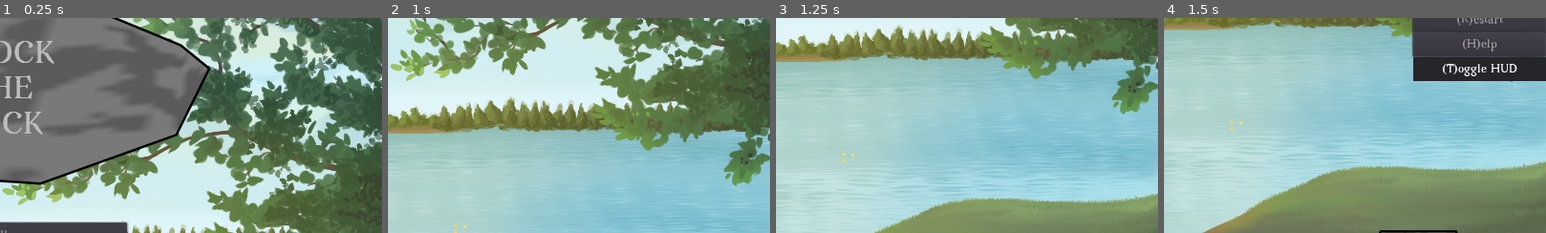
Above: before the commit, frames 1-4 (left to right).
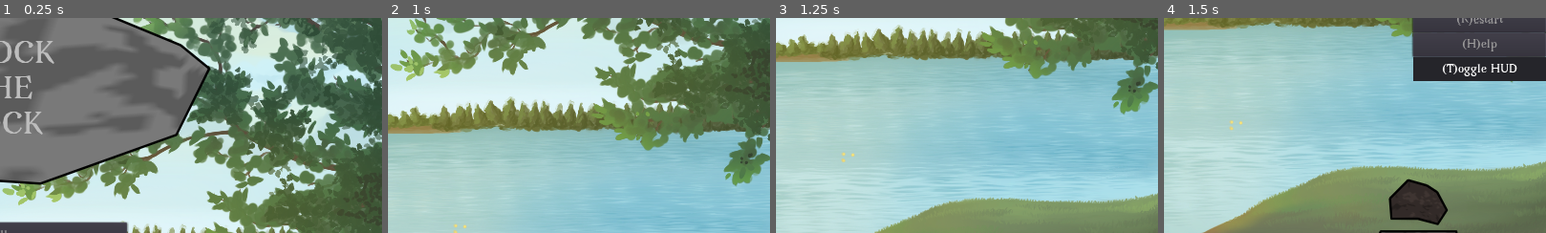
Above: after the commit, the same moments.

Repository: ebrahimebrahim/knock-the-rock
Game: Godot game, scene res://MenuScreen.tscn
The game is run twice, just before and just after one commit, with the same random seed, the same clock (stepped at 60 frames per second) and the same inputs.
Inputs (mouse positions are % of the whole screen's width and height, from its top left):
- Up to frame 1 (0.25 s): no input
- Up to frame 2 (1 s): click "Challenge" at 0.5 s
- Up to frame 3 (1.25 s): no input
- Up to frame 4 (1.5 s): move the mouse to (72, 45) at 1.27 s; press the mouse at (72, 45) at 1.28 s
The pictures show only the part of the screen within x 50-100%, y 8-58%; the shares and areas given below are measured in that part.

Frames 1-3 are identical in both runs. In frame 4, 2.4% of the frame differs, in the area x 58-75%, y 74-97%.

Commit message:
made place_new_target_rock function in challenge
This required an additional Boulder function to get the top_mid of the boulder

Diff:
--- a/ktr/Boulder.gd
+++ b/ktr/Boulder.gd
@@ -24,3 +24,7 @@
 	# Note that rock_polygon is a BoulderPolygon
 	# We do expect rock_polygon.position to be (0,0) but juuuust in case...
 	return rock_polygon.bottom_right - rock_polygon.position
+
+# Return centerpoint of boulder's shelf
+func top_mid():
+	return (rock_polygon.top_left + rock_polygon.top_right) / 2
--- a/ktr/GameBase.gd
+++ b/ktr/GameBase.gd
@@ -9,6 +9,8 @@
 var open_hand = preload("res://images/open_hand.png")
 var closed_hand = preload("res://images/closed_hand.png")
 
+var beuld : Boulder
+
 # Called when the node enters the scene tree for the first time.
 func _ready():
 	randomize()
@@ -19,7 +21,7 @@
 	$HelpOverlay/Help.connect("hide_help",self,"_on_help")
 	Input.set_custom_mouse_cursor(open_hand,Input.CURSOR_ARROW,Vector2(21,27))
 
-	var beuld : Boulder = Boulder.new()
+	beuld = Boulder.new()
 	add_child(beuld)
 	beuld.set_position(random_point_on_line($BoulderBotRight)-beuld.bottom_right())
 
--- a/ktr/GameChallenge.gd
+++ b/ktr/GameChallenge.gd
@@ -1,5 +1,17 @@
 extends "res://GameBase.gd"
+
+var target_rock : Rock
+var beuld_topmid : Vector2
 
 func _ready():
 	for spawn_line in $RockSpawnLines.get_children():
 		spawn_rocks((10/$RockSpawnLines.get_child_count()),spawn_line)
+
+	beuld_topmid = beuld.global_transform.xform(beuld.top_mid())
+
+	place_new_target_rock()
+
+func place_new_target_rock():
+	target_rock = Rock.new()
+	add_child(target_rock)
+	target_rock.position += beuld_topmid-target_rock.global_transform.xform(target_rock.center_of_mass())+Vector2(0,-20-target_rock.flat_bottom())
